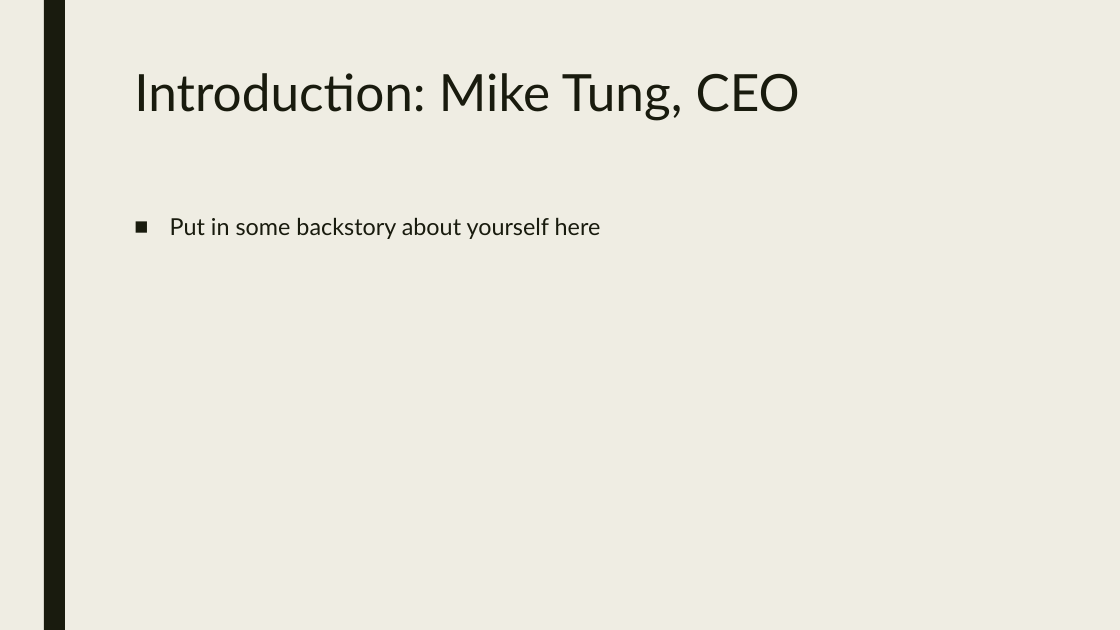
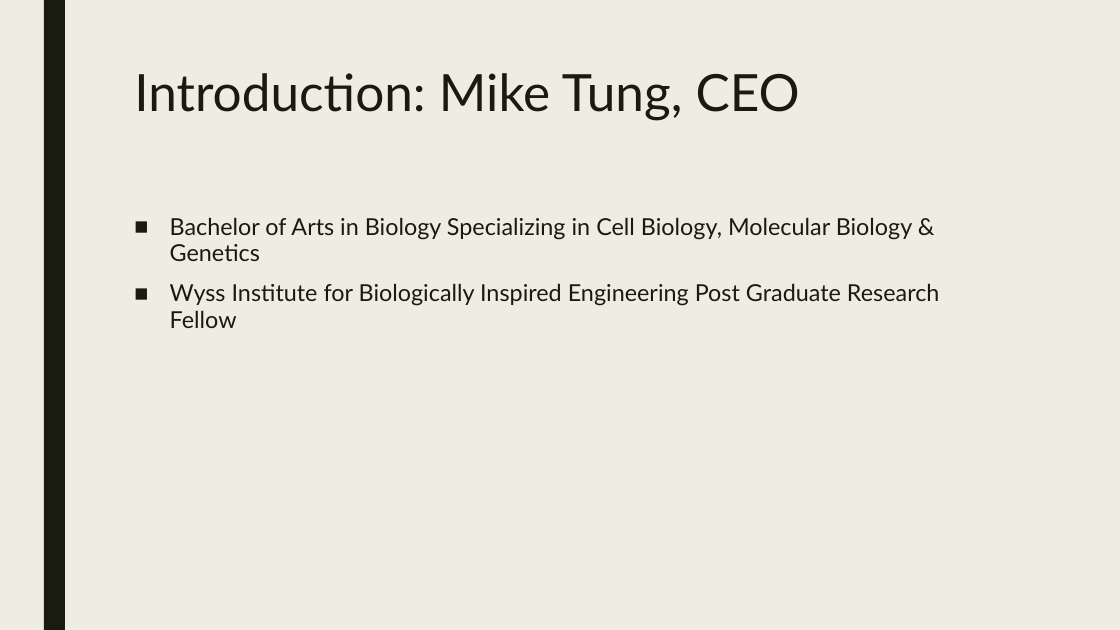
Before and after one commit to seekheart/PamFinder, a slide deck: slide 4 of LockOn.pptx. Drawn at 1120x630 pixels with LibreOffice and Linux fonts; fonts in the diff are those of the drawing. Boxes give left, top, right and bottom in pixels: in the first picture for what was removed or moved away, otherwise in the second. Text is boxed around its words. In the diff, an @@ line names an element or a change of style, - is before the commit and + after.

Commit message:
updated

```diff
--- a/LockOn.pptx
+++ b/LockOn.pptx
@@ text at [170, 217, 940, 328]: text changed @@
-■ Put in some backstory about yourself here
+■ Bachelor of Arts in Biology Specializing in Cell Biology, Molecular Biology & Genetics
+■ Wyss Institute for Biologically Inspired Engineering Post Graduate Research Fellow
```
